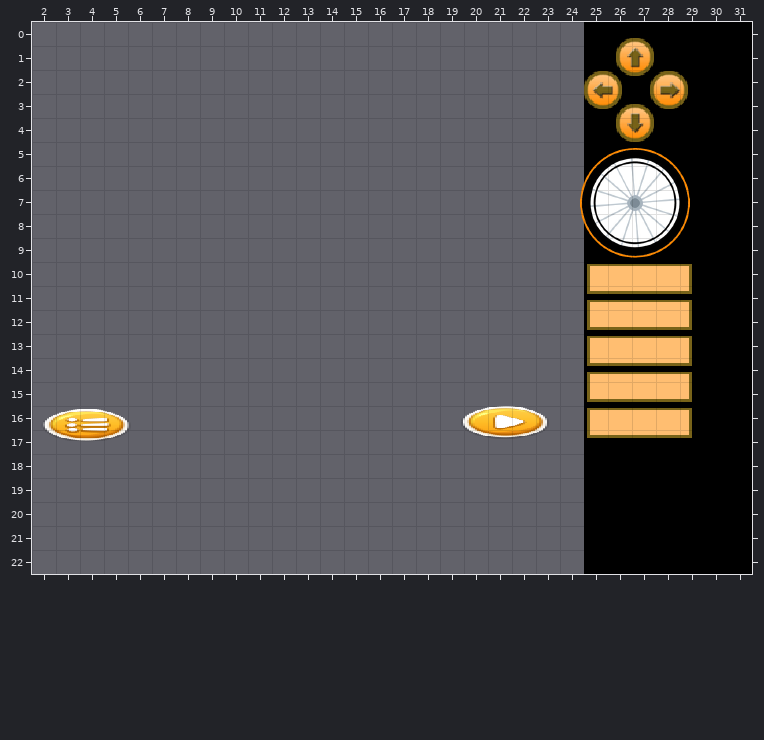
Level history. Tiled map (JSON): tiled/gamePanel.json. The picture above was drawn from the file before the commit.
Cells are 16x16 px. Shown: x 2..31, y 0..22.
And afterwards:
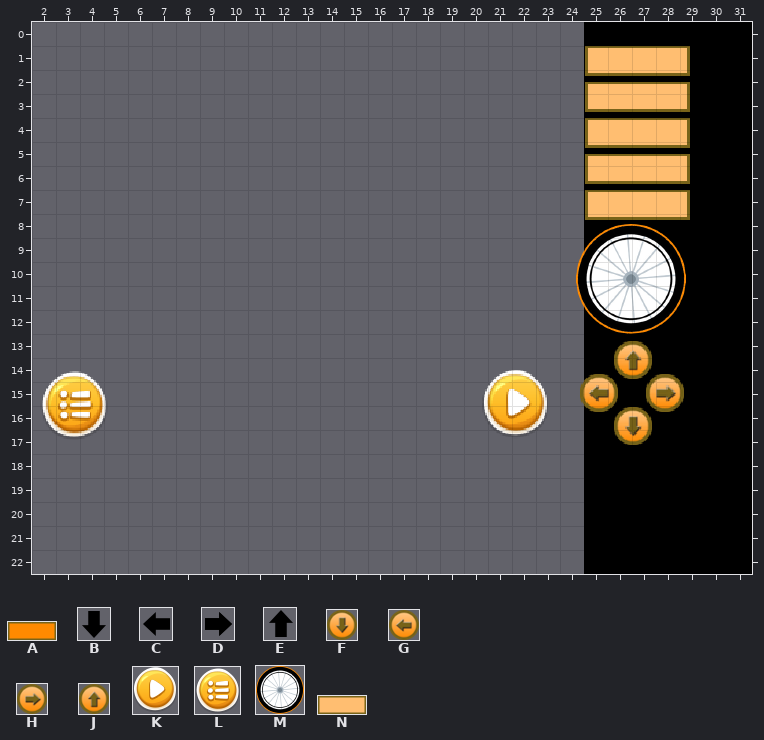
Key: from "instructions": A 0 "instruction", B 1 "downInstruction", C 2 "leftInstruction", D 3 "rightInstruction", E 4 "upInstruction", F 15 "directionButtonDown", G 16 "directionButtonLeft", H 17 "directionButtonRight", J 18 "directionButtonUp", K 19 "executeButton", L 21 "gotoMenuButton", M 22 "bikeWheel", N 23 "selectedInstruction".
Objects are placed by their top-left corner, in cells (3,4 is the top-left corner of cell 3,4); size is 1x1 cell unless given.
Changes in this commit:
Layer "bikeWheel":
changed: M "bikeWheel" at 24.9,5.2 size 4.6x4.6 -> M "bikeWheel" at 24.7,8.4 size 4.6x4.6
Layer "buttons":
changed: K "executeButton" at 19.9,16 size 3.8x1.4 -> K "executeButton" at 20.8,14.5 size 2.8x2.9
changed: L "goBackButton" at 2.4,16.1 size 3.8x1.4 -> L "gotoMenuButton" at 2.4,14.5 size 2.8x2.9
Layer "instructions":
changed: A "instruction" at 25.1,10.1 size 4.4x1.2 -> A "instruction" at 25.1,1 size 4.4x1.2
changed: A "instruction" at 25.1,11.6 size 4.4x1.2 -> A "instruction" at 25.1,2.5 size 4.4x1.2
changed: A "instruction" at 25.1,13.1 size 4.4x1.2 -> A "instruction" at 25.1,4 size 4.4x1.2
changed: A "instruction" at 25.1,14.6 size 4.4x1.2 -> A "instruction" at 25.1,5.5 size 4.4x1.2
changed: A "instruction" at 25.1,16.1 size 4.4x1.2 -> A "instruction" at 25.1,7 size 4.4x1.2
Layer "rightArrows":
changed: D "rightInstruction" at 28.2,10.3 size 0.8x0.8 -> D "rightInstruction" at 28.1,1.2 size 0.8x0.8
changed: D "rightInstruction" at 28.2,11.8 size 0.8x0.8 -> D "rightInstruction" at 28.1,2.8 size 0.8x0.8
changed: D "rightInstruction" at 28.2,13.3 size 0.8x0.8 -> D "rightInstruction" at 28.1,4.2 size 0.8x0.8
changed: D "rightInstruction" at 28.2,14.8 size 0.8x0.8 -> D "rightInstruction" at 28.1,5.8 size 0.8x0.8
changed: D "rightInstruction" at 28.2,16.3 size 0.8x0.8 -> D "rightInstruction" at 28.1,7.2 size 0.8x0.8
Layer "leftArrows":
changed: C "leftInstruction" at 28.2,10.3 size 0.8x0.8 -> C "leftInstruction" at 28.1,1.2 size 0.8x0.8
changed: C "leftInstruction" at 28.2,11.8 size 0.8x0.8 -> C "leftInstruction" at 28.1,2.8 size 0.8x0.8
changed: C "leftInstruction" at 28.2,13.3 size 0.8x0.8 -> C "leftInstruction" at 28.1,4.2 size 0.8x0.8
changed: C "leftInstruction" at 28.2,14.8 size 0.8x0.8 -> C "leftInstruction" at 28.1,5.8 size 0.8x0.8
changed: C "leftInstruction" at 28.2,16.3 size 0.8x0.8 -> C "leftInstruction" at 28.1,7.2 size 0.8x0.8
Layer "upArrows":
changed: E "upInstruction" at 28.2,10.3 size 0.8x0.8 -> E "upInstruction" at 28.1,1.2 size 0.8x0.8
changed: E "upInstruction" at 28.2,11.8 size 0.8x0.8 -> E "upInstruction" at 28.1,2.8 size 0.8x0.8
changed: E "upInstruction" at 28.2,13.3 size 0.8x0.8 -> E "upInstruction" at 28.1,4.2 size 0.8x0.8
changed: E "upInstruction" at 28.2,14.8 size 0.8x0.8 -> E "upInstruction" at 28.1,5.8 size 0.8x0.8
changed: E "upInstruction" at 28.2,16.3 size 0.8x0.8 -> E "upInstruction" at 28.1,7.2 size 0.8x0.8
Layer "downArrows":
changed: B "downInstruction" at 28.2,10.3 size 0.8x0.8 -> B "downInstruction" at 28.1,1.2 size 0.8x0.8
changed: B "downInstruction" at 28.2,11.8 size 0.8x0.8 -> B "downInstruction" at 28.1,2.8 size 0.8x0.8
changed: B "downInstruction" at 28.2,13.3 size 0.8x0.8 -> B "downInstruction" at 28.1,4.2 size 0.8x0.8
changed: B "downInstruction" at 28.2,14.8 size 0.8x0.8 -> B "downInstruction" at 28.1,5.8 size 0.8x0.8
changed: B "downInstruction" at 28.2,16.3 size 0.8x0.8 -> B "downInstruction" at 28.1,7.2 size 0.8x0.8
Layer "selectedInstruction":
changed: N "selectedInstruction" at 25.1,10.1 size 4.4x1.2 -> N "selectedInstruction" at 25.1,1 size 4.4x1.2
changed: N "selectedInstruction" at 25.1,11.6 size 4.4x1.2 -> N "selectedInstruction" at 25.1,2.5 size 4.4x1.2
changed: N "selectedInstruction" at 25.1,13.1 size 4.4x1.2 -> N "selectedInstruction" at 25.1,4 size 4.4x1.2
changed: N "selectedInstruction" at 25.1,14.6 size 4.4x1.2 -> N "selectedInstruction" at 25.1,5.5 size 4.4x1.2
changed: N "selectedInstruction" at 25.1,16.1 size 4.4x1.2 -> N "selectedInstruction" at 25.1,7 size 4.4x1.2
Layer "non-draggable":
changed: J "directionButtonUp" at 26.4,0.7 size 1.6x1.6 -> J "directionButtonUp" at 26.2,13.3 size 1.6x1.6
changed: G "directionButtonLeft" at 25,2.1 size 1.6x1.6 -> G "directionButtonLeft" at 24.9,14.7 size 1.6x1.6
changed: H "directionButtonRight" at 27.8,2.1 size 1.6x1.6 -> H "directionButtonRight" at 27.6,14.7 size 1.6x1.6
changed: F "directionButtonDown" at 26.4,3.4 size 1.6x1.6 -> F "directionButtonDown" at 26.2,16.1 size 1.6x1.6
Layer "directions":
changed: J "directionUp" at 26.4,0.7 size 1.6x1.6 -> J "directionUp" at 26.2,13.3 size 1.6x1.6
changed: G "directionLeft" at 25,2.1 size 1.6x1.6 -> G "directionLeft" at 24.9,14.7 size 1.6x1.6
changed: H "directionRight" at 27.8,2.1 size 1.6x1.6 -> H "directionRight" at 27.6,14.7 size 1.6x1.6
changed: F "directionDown" at 26.4,3.4 size 1.6x1.6 -> F "directionDown" at 26.2,16.1 size 1.6x1.6
